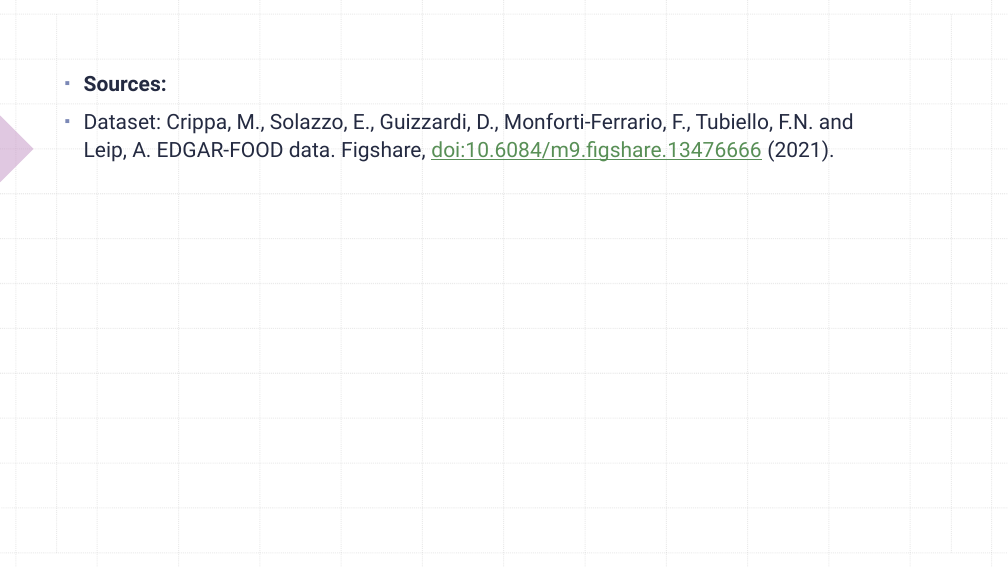
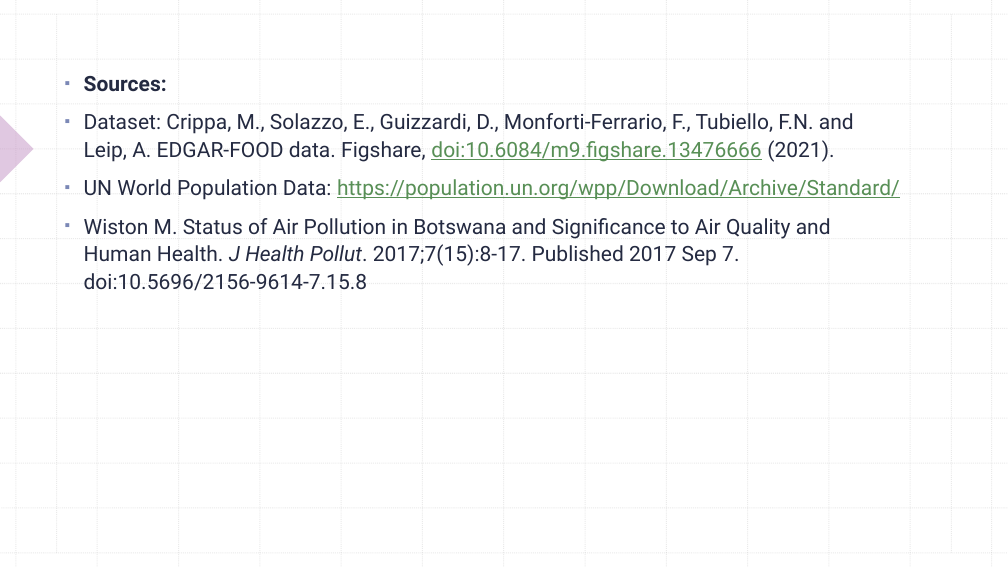
Before and after one commit to tonypennoyer/R_Project, a slide deck: slide 17 of R_project.pptx (slide 16 before the commit). Drawn at 1008x567 pixels with LibreOffice and Linux fonts; fonts in the diff are those of the drawing. Boxes give left, top, right and bottom in pixels: in the first picture for what was removed or moved away, otherwise in the second. Text is boxed around its words. In the diff, an @@ line names an element or a change of style, - is before the commit and + after.

```diff
--- a/R_project.pptx
+++ b/R_project.pptx
@@ text at box(84, 179, 900, 291): paragraphs added @@
+▪ UN World Population Data: https://population.un.org/wpp/Download/Archive/Standard/
+▪ Wiston M. Status of Air Pollution in Botswana and Significance to Air Quality and Human Health. J Health Pollut. 2017;7(15):8-17. Published 2017 Sep 7. doi:10.5696/2156-9614-7.15.8
```
Also in this commit, not shown: 2 slides added, 1 slide removed, 6 other files.
